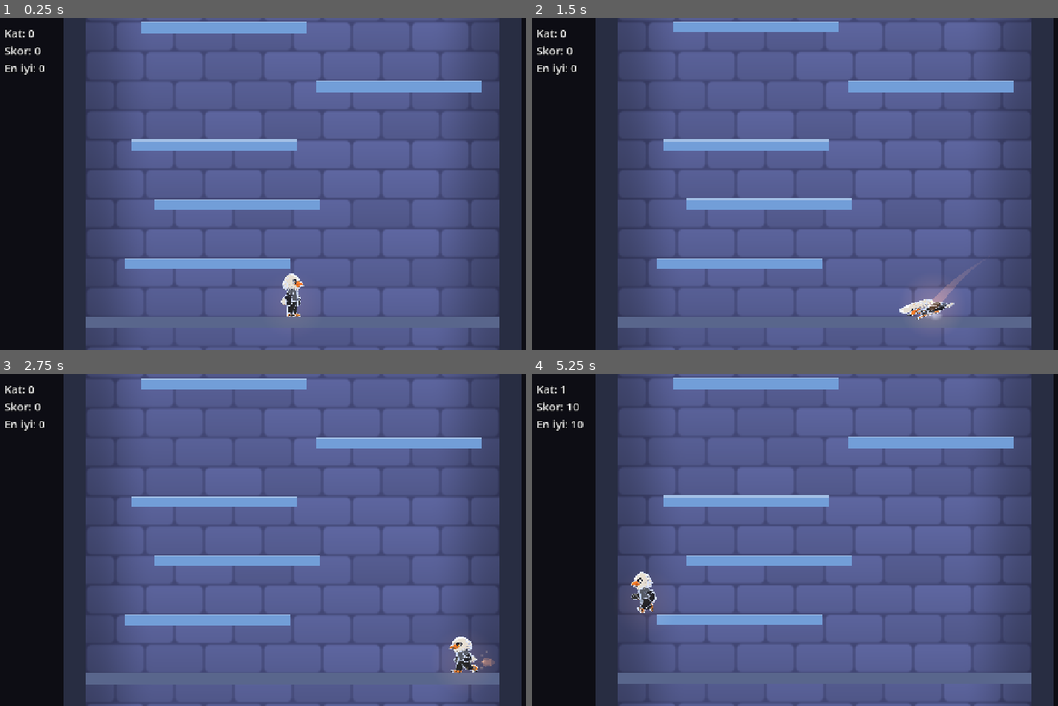
Above: before the commit, frames 1-4 (two rows, left to right).
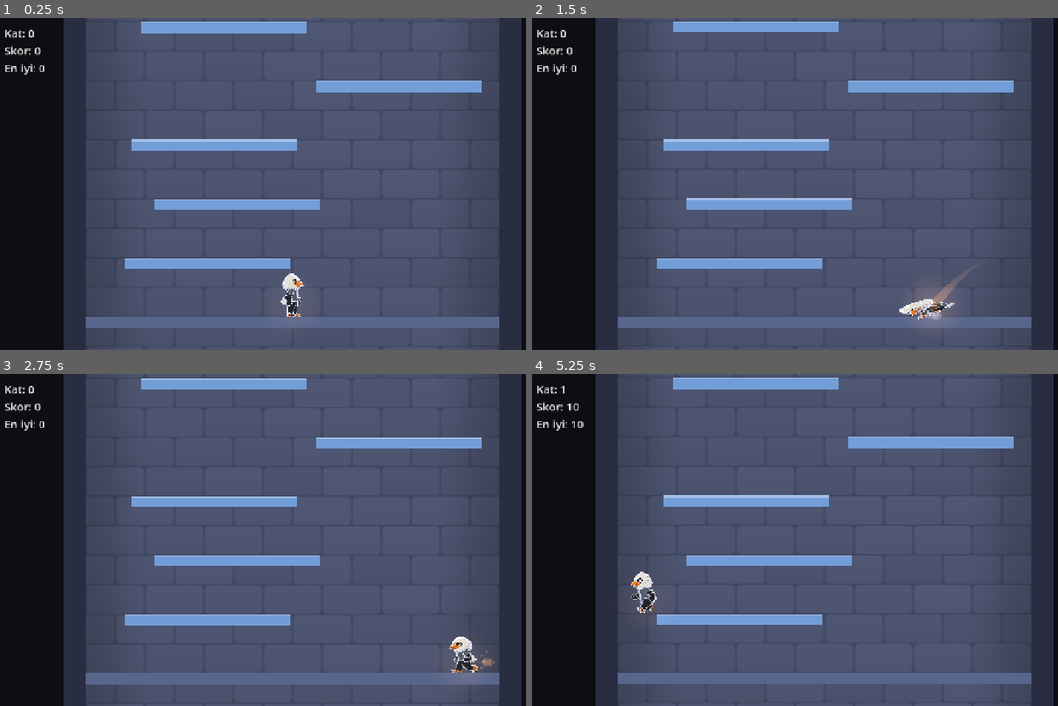
Above: after the commit, the same moments.

Repository: tahapek5454/Tower-Climb
Game: Godot game, scene res://scenes/main.tscn
Two runs of this game, one before a commit and one after it. Both use one fixed random seed, a clock stepped at 60 frames per second and the inputs below.
Inputs (mouse positions are in pixels of both pictures, inside the frame that each line leads up to):
- Up to frame 1 (0.25 s): no input
- Up to frame 2 (1.5 s): tap Enter at 0.5 s; move the mouse to (952, 167) at 0.52 s; hold Right (move_right) 0.53-1.25 s; hold Shift 0.53-1.25 s; click (952, 167) at 0.67 s; tap Space (jump) at 0.77, 1.07 s; drag from (705, 200) to (795, 250) at 1.27 s
- Up to frame 3 (2.75 s): move the mouse to (352, 466) at 2.02 s; hold Right (move_right) from 2.03 s (still down); tap Ctrl at 2.1 s
- Up to frame 4 (5.25 s): release Right (move_right) at 2.75 s; drag from (795, 606) to (647, 490) at 2.77 s; move the mouse to (1000, 589) at 3.52 s; hold Left (move_left) 3.53-4.25 s; tap Alt at 3.6 s; tap Space (jump) at 3.77, 4.07 s; drag from (647, 490) to (737, 457) at 4.27 s; move the mouse to (852, 540) at 5.02 s; hold Left (move_left) from 5.03 s (still down); hold Shift from 5.03 s (still down); click (852, 540) at 5.17 s

The runs differ from the first frame. In frame 1, 52% of the frame differs, in the area x 20-91%, y 0-100%; in frame 2, 52%; in frame 3, 53%; in frame 4, 52%.

Commit message:
tweak: kule içi daha sakin (gri arduvaz tonu, net derzler)
Co-Authored-By: Claude Fable 5.2 <noreply@anthropic.com>

Diff:
--- a/scripts/tuning.gd
+++ b/scripts/tuning.gd
@@ -20,15 +20,15 @@
 ## Arka duvardaki bir taş bloğun boyutu (px). Yükseklik FLOOR_SPACING'in yarısı: kat başına iki sıra.
 const INTERIOR_BLOCK_SIZE: Vector2 = Vector2(128.0, 64.0)
 ## Taş köşelerinin yuvarlaklığı, derz kalınlığı ve derz kenarının yumuşaklığı (px).
-const INTERIOR_BLOCK_CORNER_RADIUS: float = 12.0
-const INTERIOR_JOINT_WIDTH: float = 4.0
-const INTERIOR_JOINT_SOFTNESS: float = 3.0
+const INTERIOR_BLOCK_CORNER_RADIUS: float = 10.0
+const INTERIOR_JOINT_WIDTH: float = 3.0
+const INTERIOR_JOINT_SOFTNESS: float = 1.0
 ## Bloklar arası parlaklık farkı (±oran) ve blok içi üstten alta kararma.
-const INTERIOR_BLOCK_VARIATION: float = 0.05
-const INTERIOR_BEVEL_STRENGTH: float = 0.08
+const INTERIOR_BLOCK_VARIATION: float = 0.03
+const INTERIOR_BEVEL_STRENGTH: float = 0.04
 ## Duvar dibindeki yumuşak gölge: genişlik (px) ve en koyu noktadaki kararma oranı.
 const INTERIOR_EDGE_SHADE_WIDTH: float = 150.0
-const INTERIOR_EDGE_SHADE_STRENGTH: float = 0.28
+const INTERIOR_EDGE_SHADE_STRENGTH: float = 0.18
 
 # --- Karakter ---
 const PLAYER_WIDTH: float = 32.0
--- a/scripts/world/world_palette.gd
+++ b/scripts/world/world_palette.gd
@@ -5,8 +5,8 @@
 ## Şimdilik tek tema ("taş kule"); tema sistemi gelince (her 100 kat) temalar buradan okunacak.
 
 ## Kule içi arka duvar: taş ve derz.
-const INTERIOR_STONE := Color(0.34, 0.37, 0.58)
-const INTERIOR_JOINT := Color(0.26, 0.28, 0.46)
+const INTERIOR_STONE := Color(0.30, 0.33, 0.44)
+const INTERIOR_JOINT := Color(0.255, 0.28, 0.38)
 ## Yan duvarlar ve zemin.
 const WALL := Color(0.16, 0.18, 0.26)
 const GROUND := Color(0.35, 0.40, 0.55)
Not shown, changed: docs/PROGRESS.md
